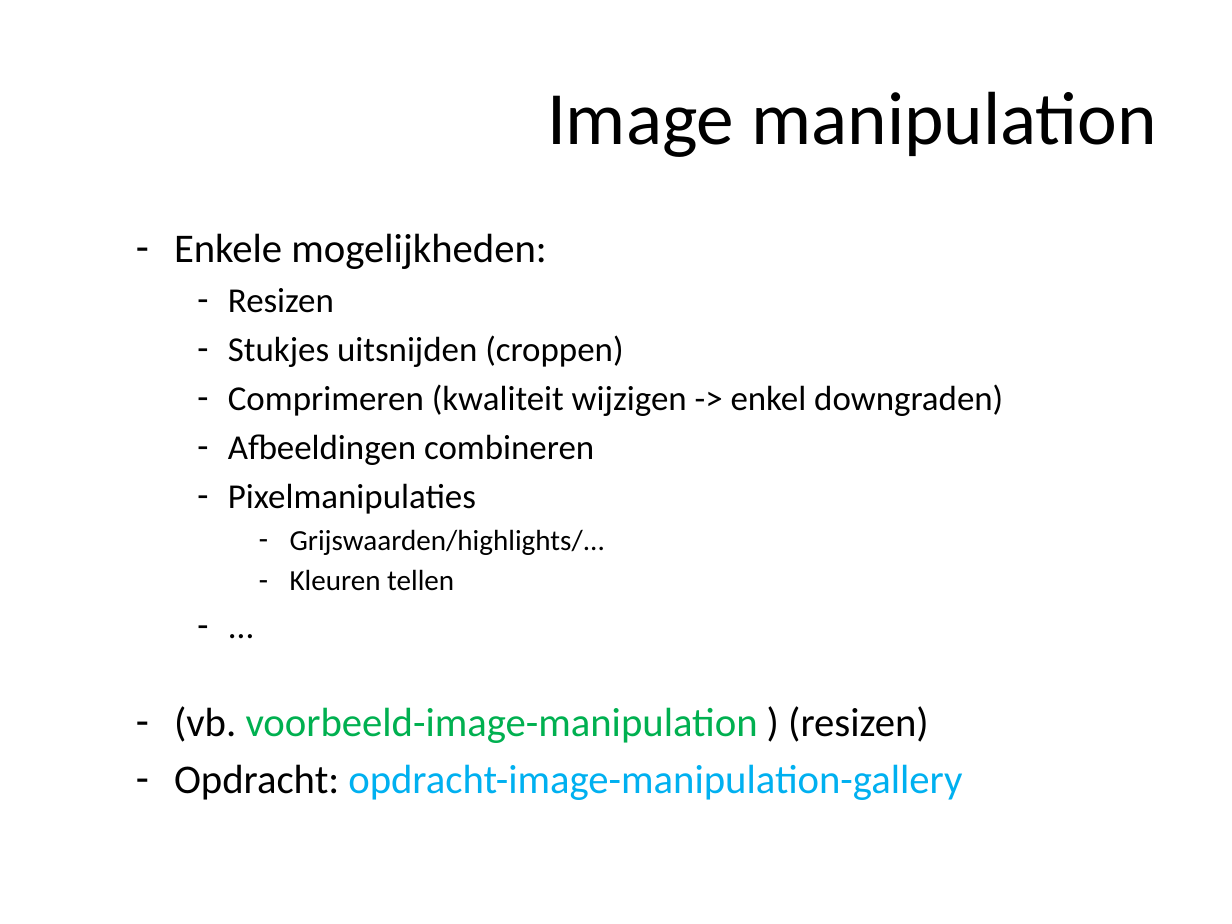
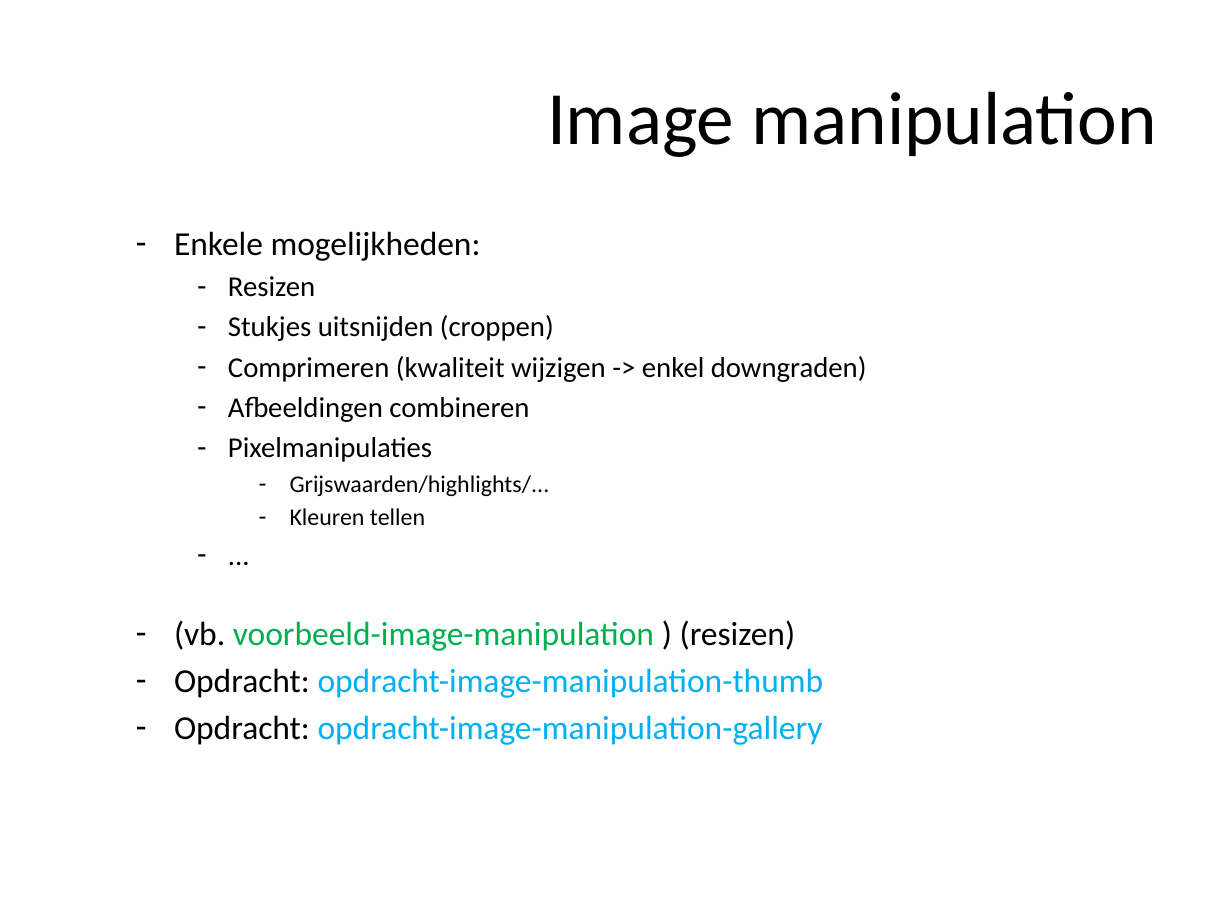
Before and after one commit to ajkea/web-backend-1, a slide deck: slide 185 of public/cursus/web-backend-cursus.pptx. Drawn at 1232x924 pixels with LibreOffice and Linux fonts; fonts in the diff are those of the drawing. Boxes give left, top, right and bottom in pixels: in the first picture for what was removed or moved away, otherwise in the second. Text is boxed around its words. In the diff, an @@ line names an element or a change of style, - is before the commit and + after.

Commit message:
add opdracht image manipulation thumb

```diff
--- a/public/cursus/web-backend-cursus.pptx
+++ b/public/cursus/web-backend-cursus.pptx
@@ text at [174,231,867,745]: size 23.8 to 19.6 pt in "Enkele mogelijkheden:", "(vb. voorbeeld-image-manipulation ) (resizen)", "Opdracht: opdracht-image-manipulation-gallery"; size 20.4 to 16.8 pt in "Resizen", "Stukjes uitsnijden (croppen)", "Comprimeren (kwaliteit wijzigen -> enkel downgraden)", "Afbeeldingen combineren" and 2 more places; size 17 to 14 pt in "Grijswaarden/highlights/...", "Kleuren tellen" @@
@@ text at [174,668,824,698]: paragraph added @@
+  – Opdracht: opdracht-image-manipulation-thumb
```
Also in this commit, not shown: 16 other files.
